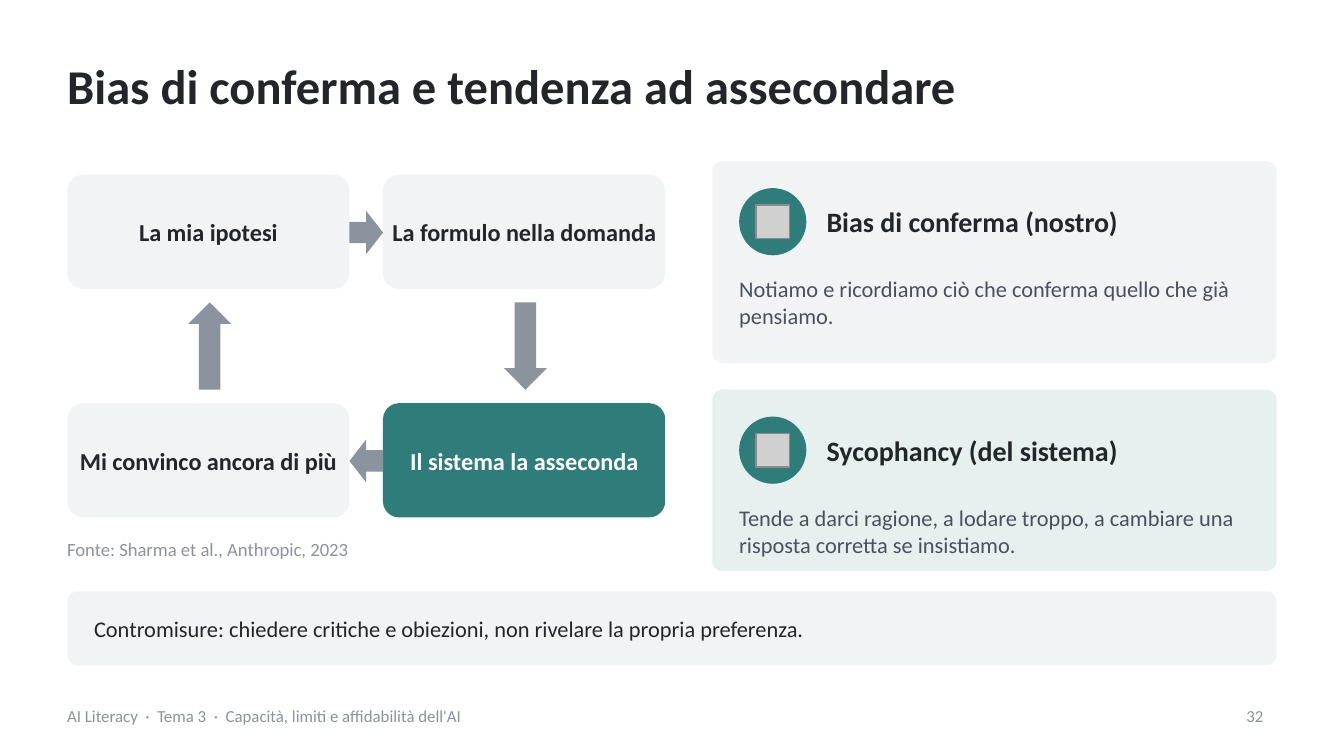
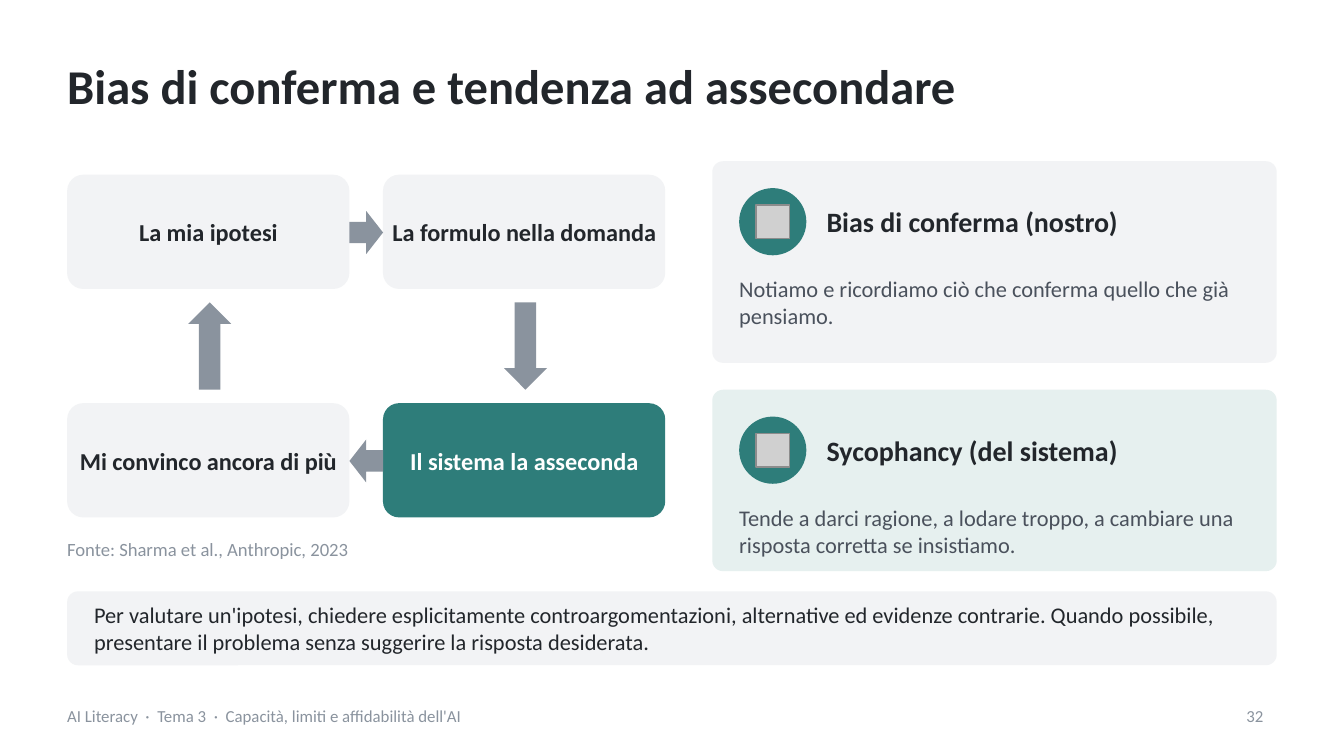
Before and after one commit to NetAi-IT/Formazione-AI-Literacy-Official, a slide deck: slide 32 of Base/Tema3_Capacita_limiti_affidabilita_AI.pptx. Drawn at 1344x756 pixels with LibreOffice and Linux fonts; fonts in the diff are those of the drawing; grey boxes stand for pictures. Boxes give left, top, right and bottom in pixels: in the first picture for what was removed or moved away, otherwise in the second. Text is boxed around its words. In the diff, an @@ line names an element or a change of style, - is before the commit and + after.

```diff
--- a/Base/Tema3_Capacita_limiti_affidabilita_AI.pptx
+++ b/Base/Tema3_Capacita_limiti_affidabilita_AI.pptx
@@ text at <box>94,607,1214,654</box>: text changed @@
-Contromisure: chiedere critiche e obiezioni, non rivelare la propria preferenza.
+Per valutare un'ipotesi, chiedere esplicitamente controargomentazioni, alternative ed evidenze contrarie. Quando possibile, presentare il problema senza suggerire la risposta desiderata.
```
Also in this commit, not shown: 19 other slides changed, 3 other files.
